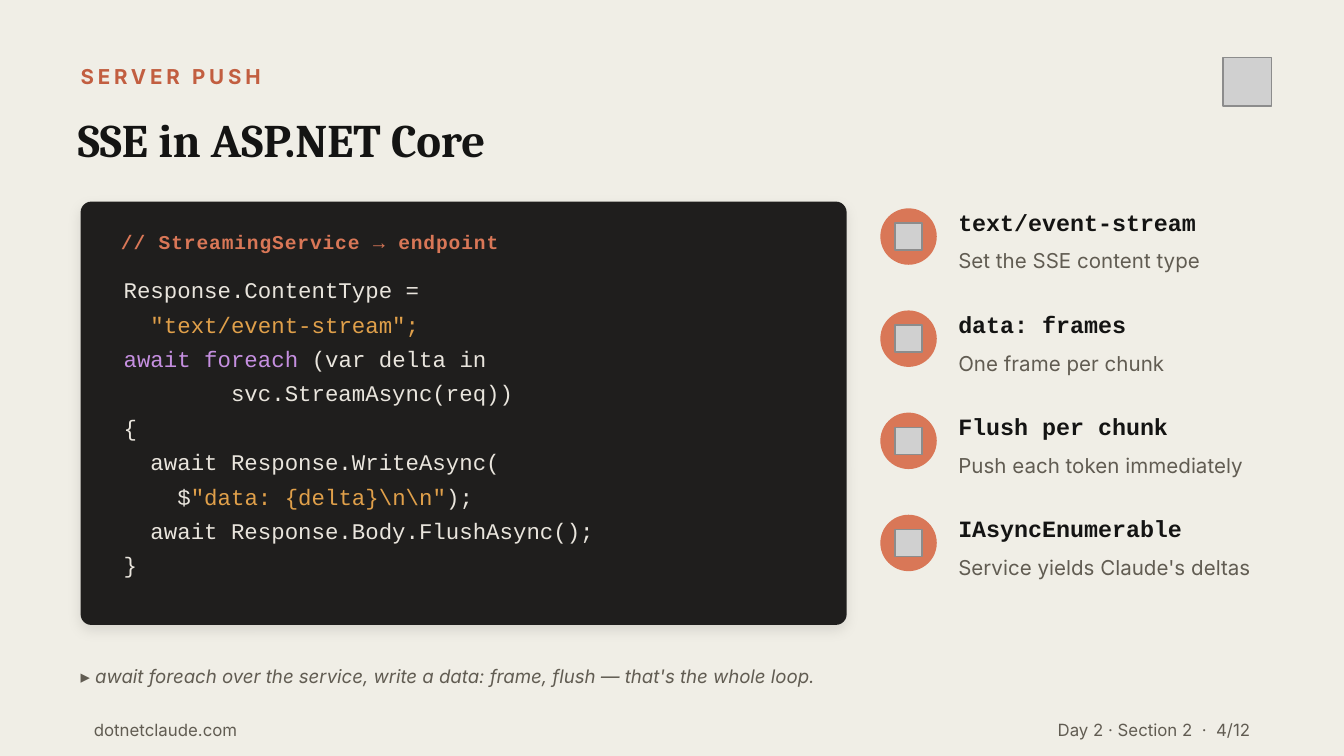
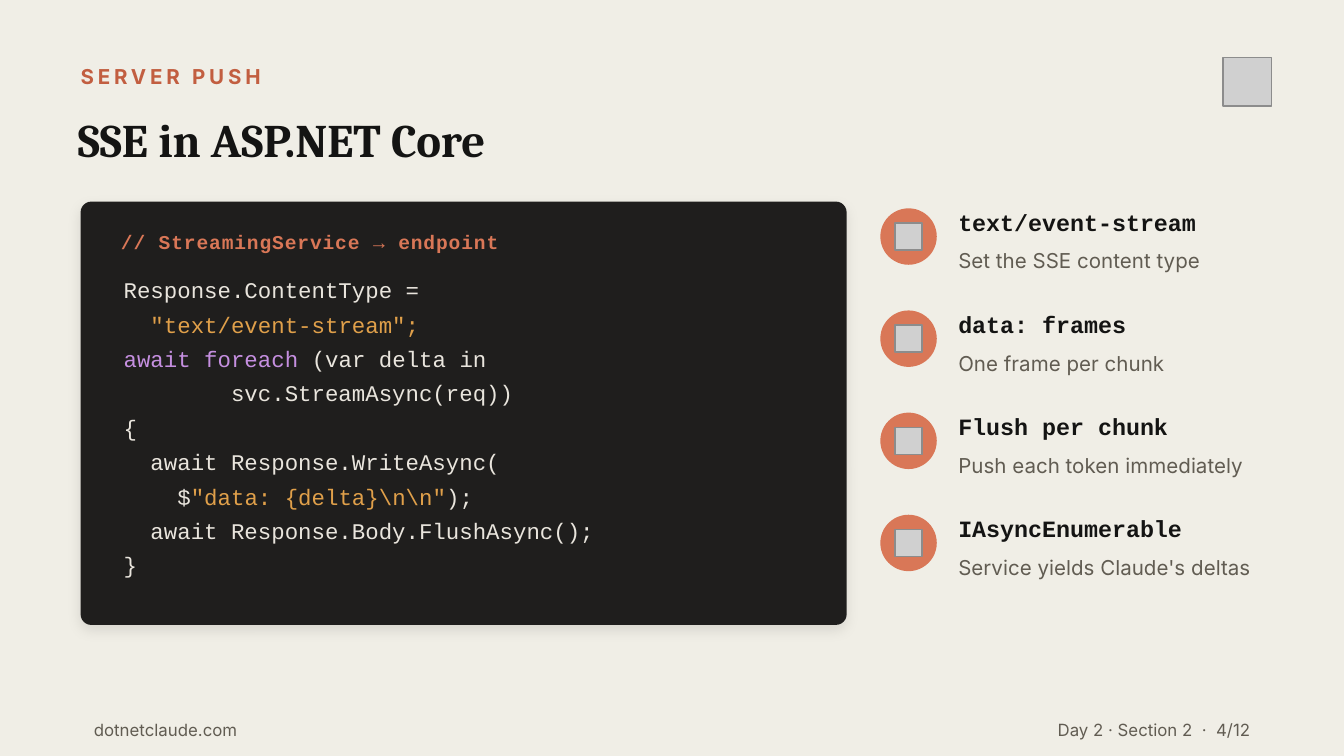
Before and after one commit to cwoodruff/dotnet-claude-workshop-content, a slide deck: slide 4 of decks/Day 2/Day2-Section2-Streaming-Tools-Thinking.pptx. Drawn at 1344x756 pixels with LibreOffice and Linux fonts; fonts in the diff are those of the drawing; grey boxes stand for pictures. Boxes give left, top, right and bottom in pixels: in the first picture for what was removed or moved away, otherwise in the second. Text is boxed around its words. In the diff, an @@ line names an element or a change of style, - is before the commit and + after.

```diff
--- a/decks/Day 2/Day2-Section2-Streaming-Tools-Thinking.pptx
+++ b/decks/Day 2/Day2-Section2-Streaming-Tools-Thinking.pptx
@@ text removed at box(95, 669, 815, 687) @@
-▸ await foreach over the service, write a data: frame, flush — that's the whole loop.
```
Also in this commit, not shown: 11 other slides changed, 11 other files.
